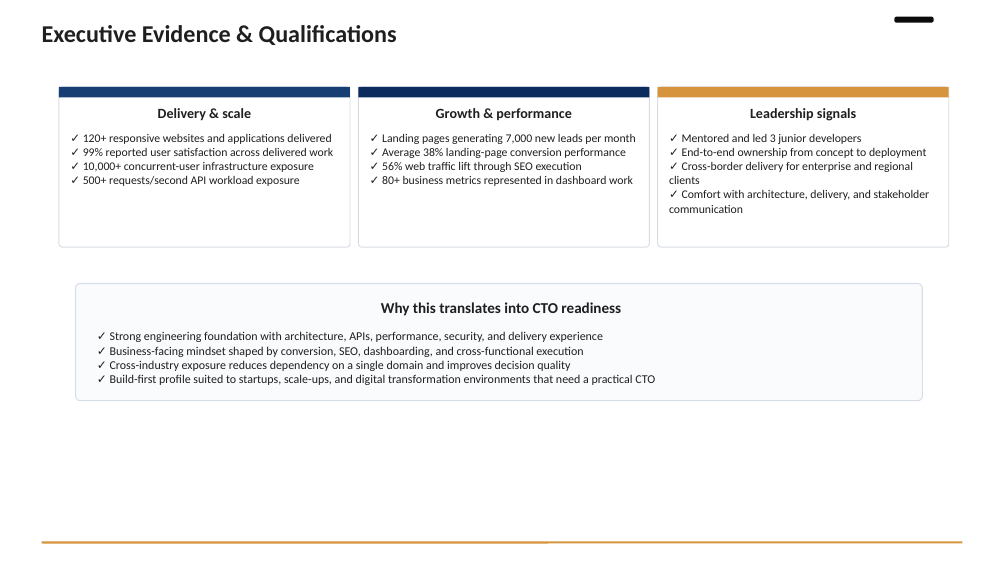
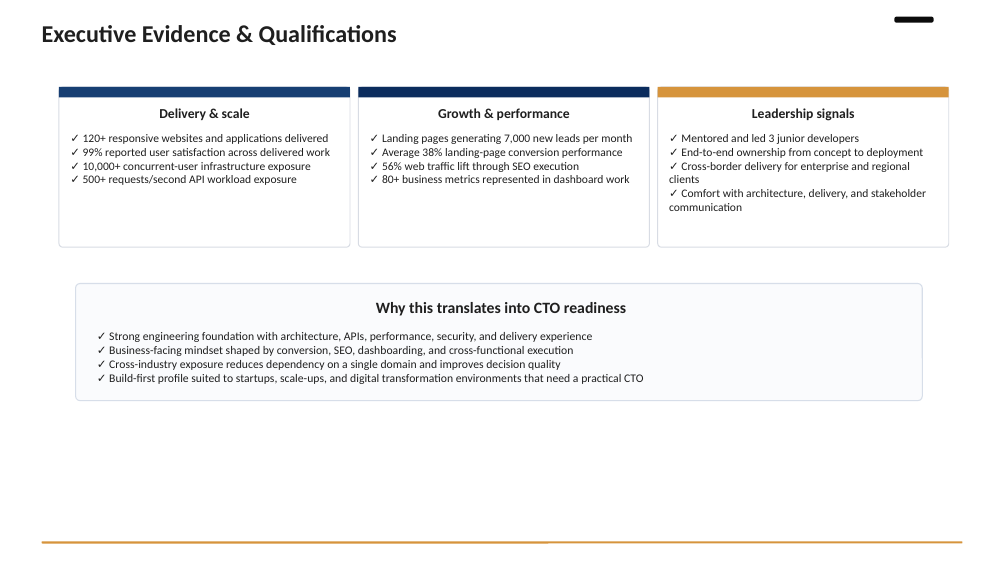
Before and after one commit to omarsaab96/portfolio, a slide deck: slide 15 of omarsaab_portfolio.pptx (slide 12 before the commit). Drawn at 1008x567 pixels with LibreOffice and Linux fonts; fonts in the diff are those of the drawing. Boxes give left, top, right and bottom in pixels: in the first picture for what was removed or moved away, otherwise in the second. Text is boxed around its words. In the diff, an @@ line names an element or a change of style, - is before the commit and + after.

```diff
--- a/omarsaab_portfolio.pptx
+++ b/omarsaab_portfolio.pptx
@@ size 13.4 to 13 pt in 3 elements at <box>159,108,250,120</box>, <box>438,108,570,120</box>, <box>752,108,855,121</box> @@
@@ size 11.2 to 11 pt in 3 elements at <box>83,134,330,185</box>, <box>382,134,632,185</box>, <box>669,134,926,211</box> @@
@@ text "Why this translates into CTO ..." at <box>376,302,626,316</box>: size 14.4 to 15 pt @@
@@ text "✓ Strong engineering foundation with ..." at <box>109,332,643,384</box>: size 11.4 to 11.1 pt @@
```
Also in this commit, not shown: 13 other slides changed, 5 slides added, 1 other file.
